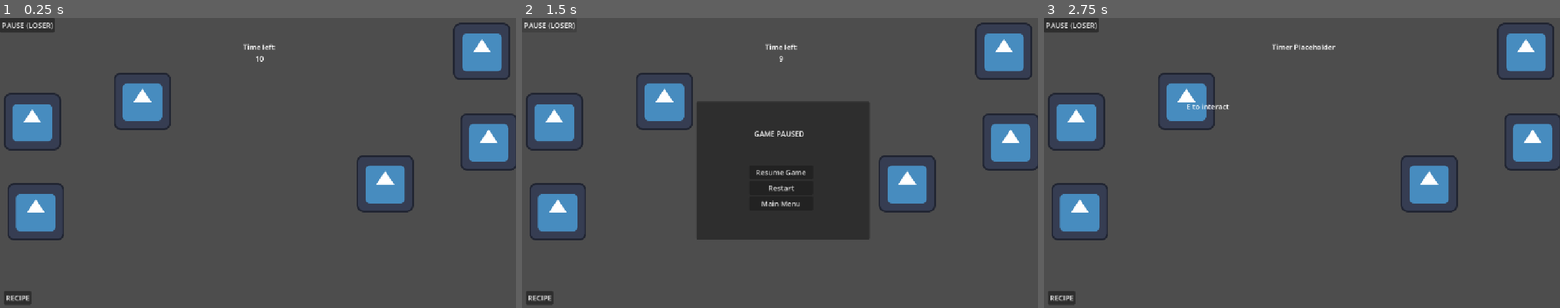
Above: before the commit, frames 1-3 (left to right).
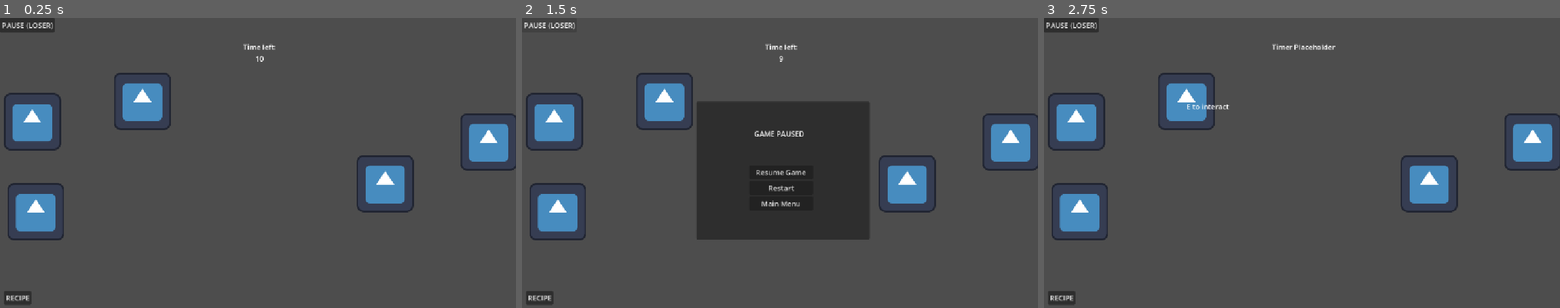
Above: after the commit, the same moments.

Repository: tszyana/SenselessChefs
Game: Godot game, scene res://scenes/kitchen.tscn
Two runs of this game, one before a commit and one after it. Both use one fixed random seed, a clock stepped at 60 frames per second and the inputs below. This scene is started directly instead of the project's main scene. The engine's default icon, where the game draws it, is replaced by a stand-in: a white triangle on a blue panel in a dark square.
Inputs:
- Up to frame 1 (0.25 s): no input
- Up to frame 2 (1.5 s): click "RECIPE" at 0.5 s; click "PAUSE (LOSER)" at 1.25 s
- Up to frame 3 (2.75 s): click "Restart" at 2 s

The runs differ from the first frame. In frame 1, 1.3% of the frame differs, in the area x 87-99%, y 1-22%; in frame 2, 1.3%; in frame 3, 1.3%.

Commit message:
give pickables string for identification

Diff:
--- a/scenes/Interactables/trash_can.tscn
+++ b/scenes/Interactables/trash_can.tscn
@@ -2,7 +2,6 @@
 
 [ext_resource type="Script" uid="uid://co7xoccvh2rpq" path="res://scripts/trash_can.gd" id="1_5w0rd"]
 [ext_resource type="PackedScene" uid="uid://cd3cbra8hqnsd" path="res://scenes/Interactables/interactable.tscn" id="1_e4c1l"]
-[ext_resource type="Texture2D" uid="uid://cq05kg8a0kkrb" path="res://icon.svg" id="2_o1d5n"]
 
 [sub_resource type="RectangleShape2D" id="RectangleShape2D_bems3"]
 size = Vector2(103, 103)
@@ -14,7 +13,6 @@
 script = ExtResource("1_5w0rd")
 
 [node name="Sprite2D" type="Sprite2D" parent="." unique_id=312497366]
-texture = ExtResource("2_o1d5n")
 
 [node name="Area2D" type="Area2D" parent="." unique_id=2020991871]
 
--- a/scripts/pickable.gd
+++ b/scripts/pickable.gd
@@ -1,2 +1,4 @@
 extends Area2D
 class_name Pickable
+
+@export var item_name: String = ""
